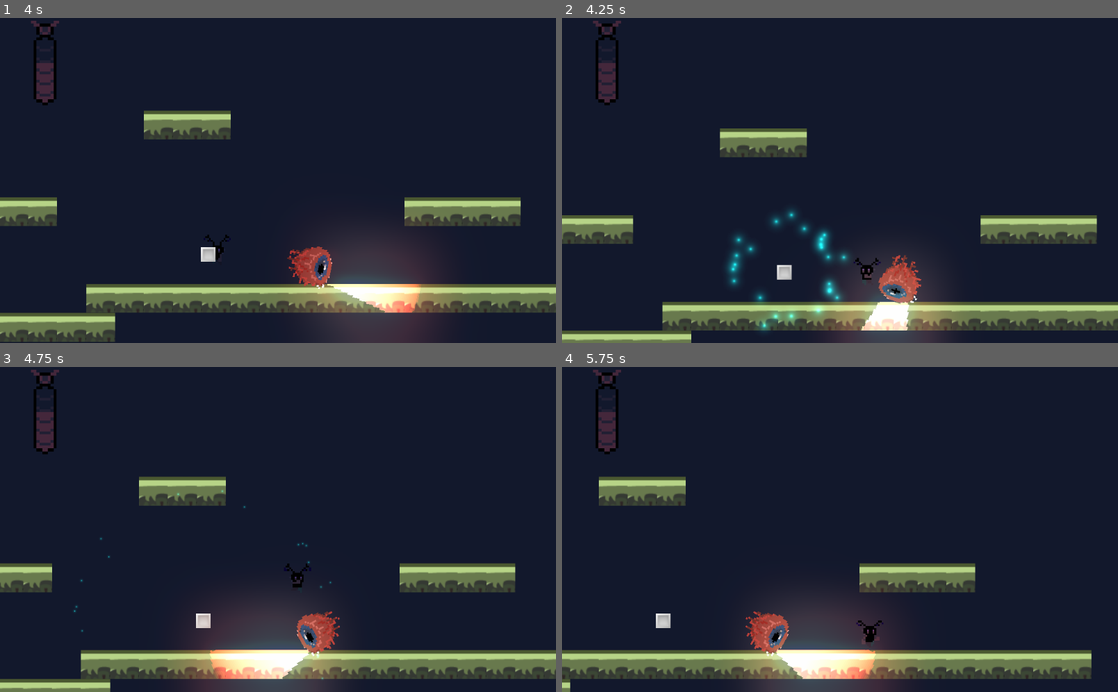
Above: before the commit, frames 1-4 (two rows, left to right).
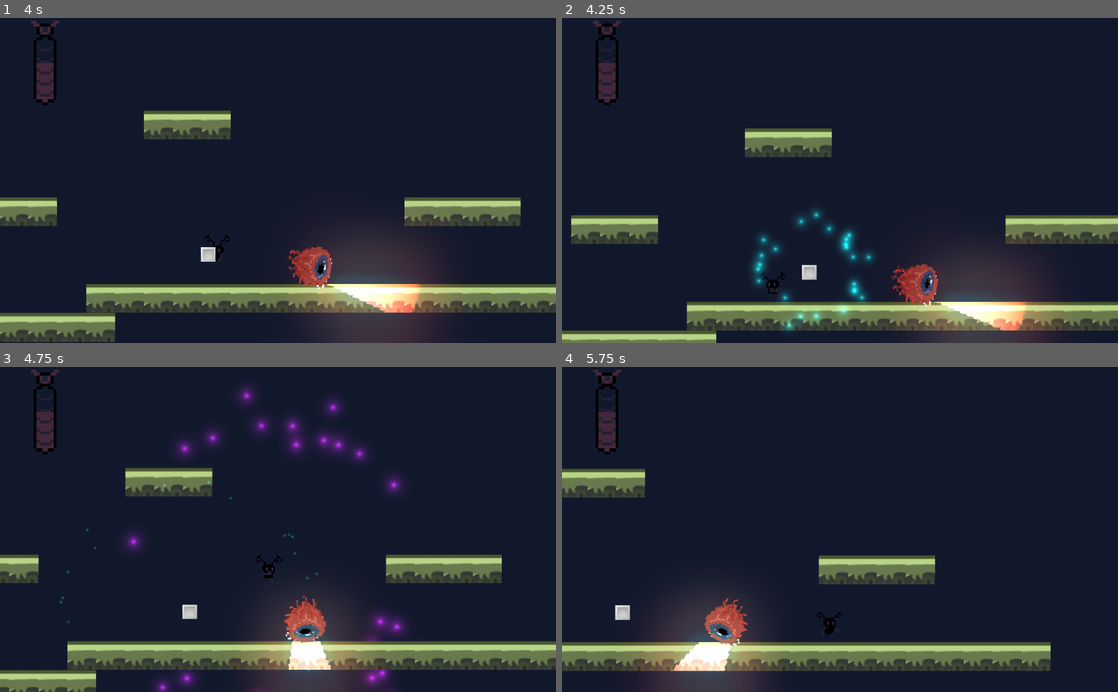
Above: after the commit, the same moments.

Repository: RPI-GameJamTeam/GodotProject
Game: Godot game, scene res://Scenes/MainScene.tscn
Same seed, same stepped clock (60 frames per second), same inputs: the game is played once before the commit and once after it.
Inputs:
- Up to frame 1 (4 s): hold D (right) 0.53-2.03 s; tap Shift (dash) every 0.75 s from 0.6 to 3.6 s; tap Space (jump) at 0.77, 1.52, 3.02, 3.77 s; hold A (left) from 2.03 s (still down)
- Up to frame 2 (4.25 s): keep holding A (left)
- Up to frame 3 (4.75 s): release A (left) at 4.28 s; hold D (right) from 4.28 s (still down); tap Shift (dash) at 4.35 s; tap Space (jump) at 4.52 s
- Up to frame 4 (5.75 s): keep holding D (right); tap Shift (dash) at 5.1 s

Frame 1 is identical in both runs. In frame 2, 14% of the frame differs, in the area x 0-100%, y 33-100%; in frame 3, 21%, in the area x 0-100%, y 6-100%; in frame 4, 21%.
Error after the commit: Invalid get index 'EARTH' (on base: 'Dictionary'). (res://Scripts/PickUp.gd:5)

Commit message:
Earth pickup

Diff:
--- a/Game Jam/Scenes/Enemy.tscn
+++ b/Game Jam/Scenes/Enemy.tscn
@@ -12,7 +12,7 @@
 
 [node name="AnimatedSprite" parent="." instance=ExtResource( 1 )]
 animation = "idle"
-frame = 4
+frame = 0
 
 [node name="Light2D" type="Light2D" parent="AnimatedSprite"]
 position = Vector2( 48.5539, 1.11362 )
--- a/Game Jam/Scripts/PickUp.gd
+++ b/Game Jam/Scripts/PickUp.gd
@@ -2,7 +2,7 @@
 
 
 enum ElementState { PARTICLE, WATER, FIRE, AIR, GROUND }
-var type = ElementState.AIR
+var type = ElementState.EARTH
 
 func _on_PickUp_body_entered(body):
 	if body.is_in_group("Player"):
